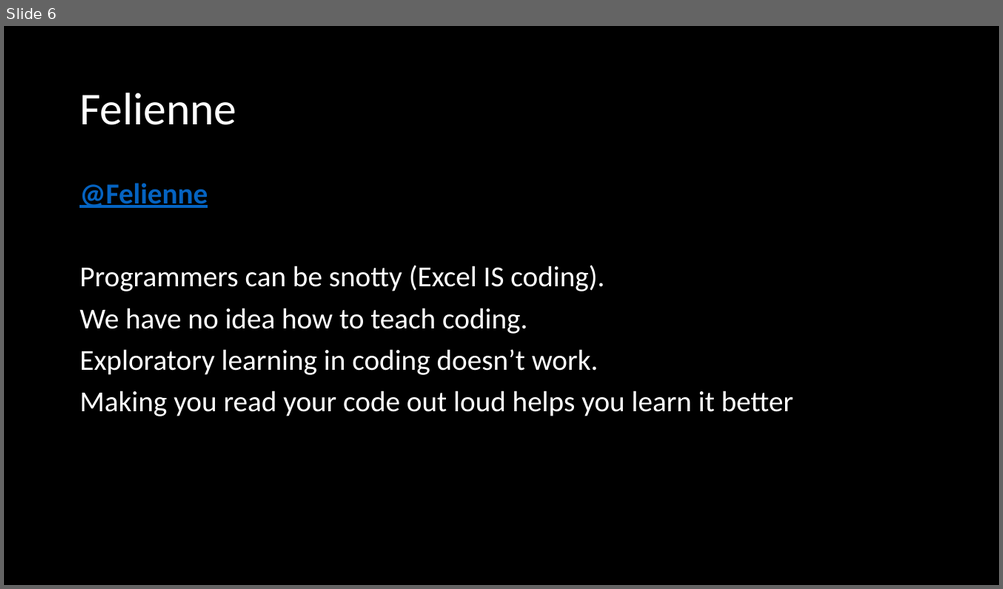
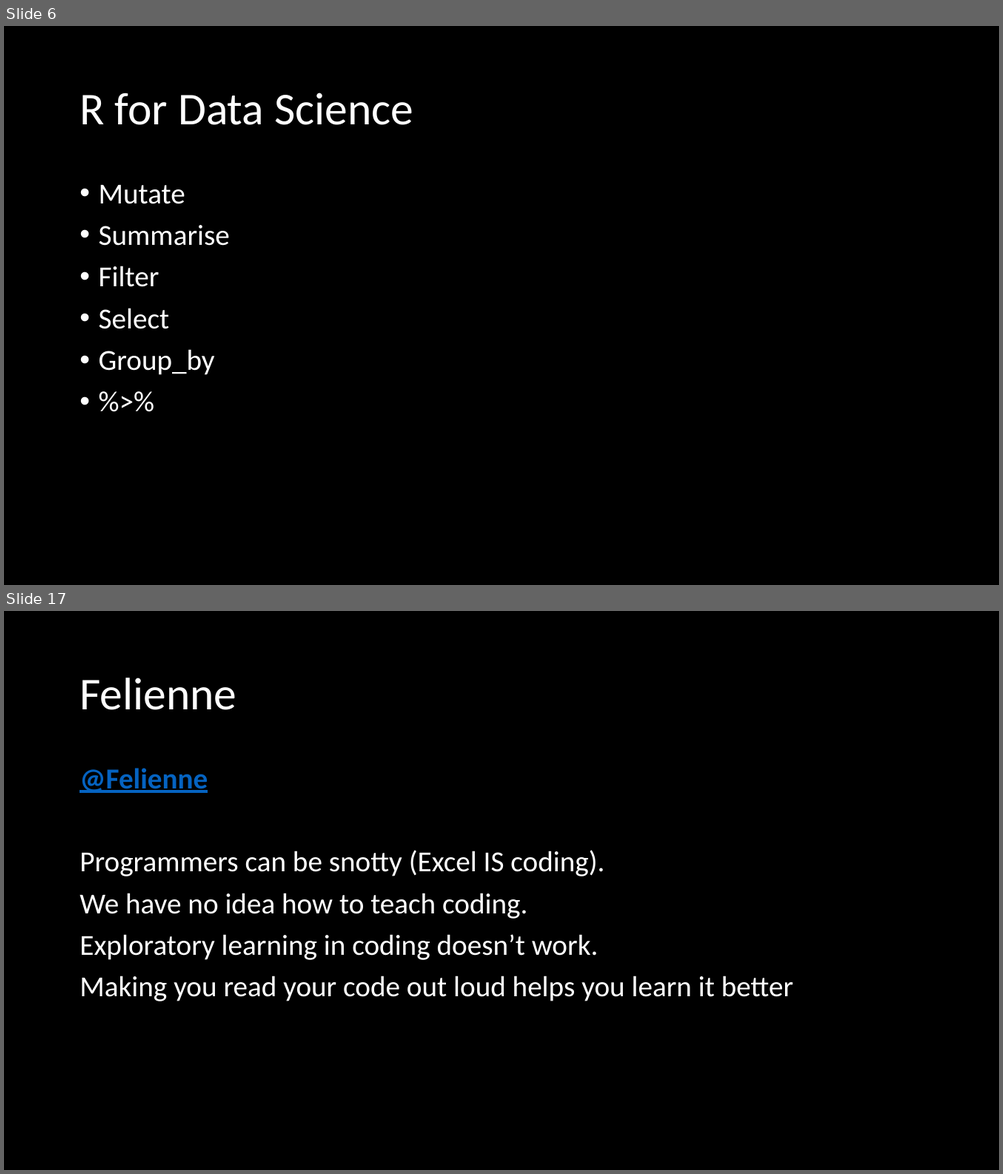
Before and after one commit to Rgronomists/2019Spring_M01_RStudioConf, a slide deck: presentation.pptx. Shown one above the other, each under a label of ours: slide 6 before the commit, slides 6 and 17 after it; the slides between them are not shown. The pictures are 1003x589 and 1003x1174 pixels, drawn with LibreOffice and Linux fonts; fonts in the diff are those of the drawing. Boxes give left, top, right and bottom in pixels: in the first picture for what was removed or moved away, otherwise in the second. Text is boxed around its words. In the diff, an @@ line names an element or a change of style, - is before the commit and + after.

```diff
--- a/presentation.pptx
+++ b/presentation.pptx
@@ slide 6 added at bbox=[4, 26, 999, 585], background #000000 @@
@@ title added at bbox=[79, 93, 413, 125], 44 pt, text #FFFFFF @@
+R for Data Science
@@ text added at bbox=[99, 185, 230, 375], 28 pt, text #FFFFFF @@
+• Mutate
+• Summarise
+• Filter
+• Select
+• Group_by
+• %>%
@@ what was slide 6 is now slide 17 @@
```
Also in this commit, not shown: 1 slide changed, 12 other slides added, 2 slides removed.
